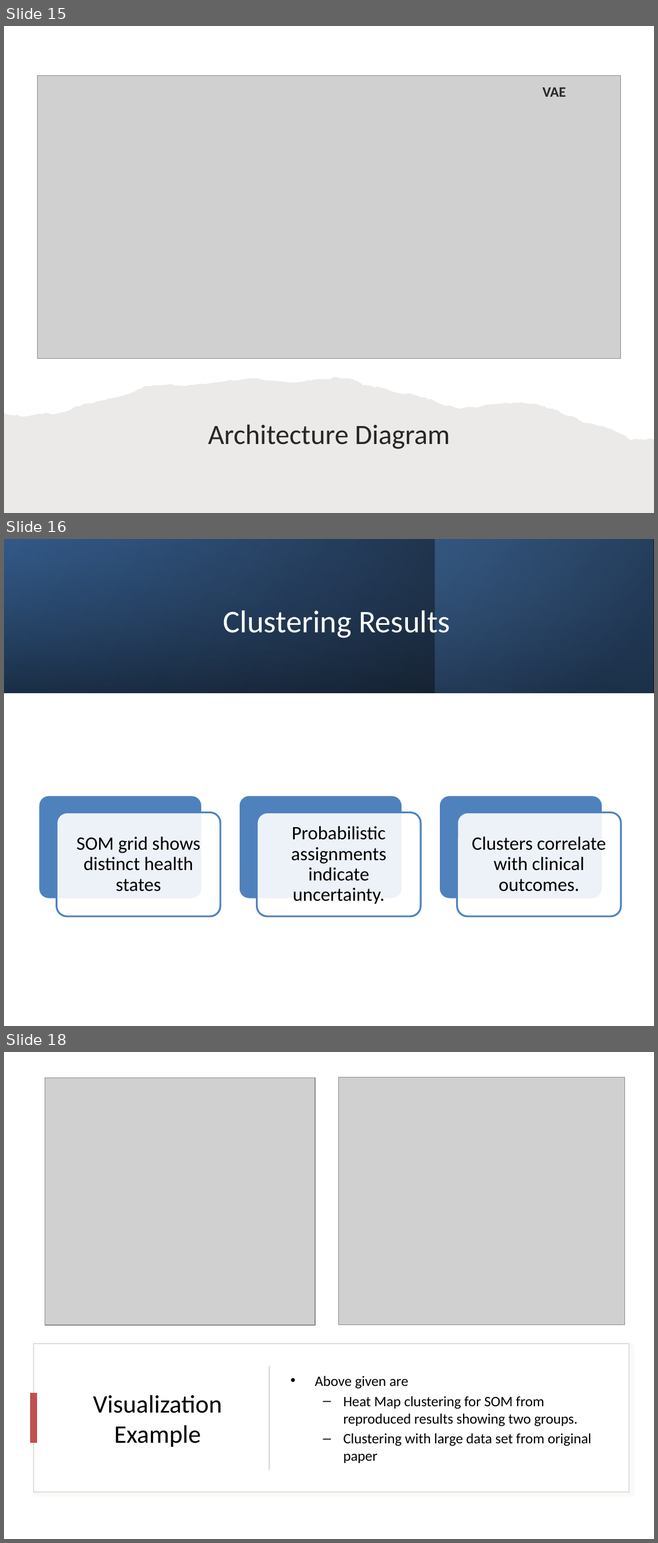
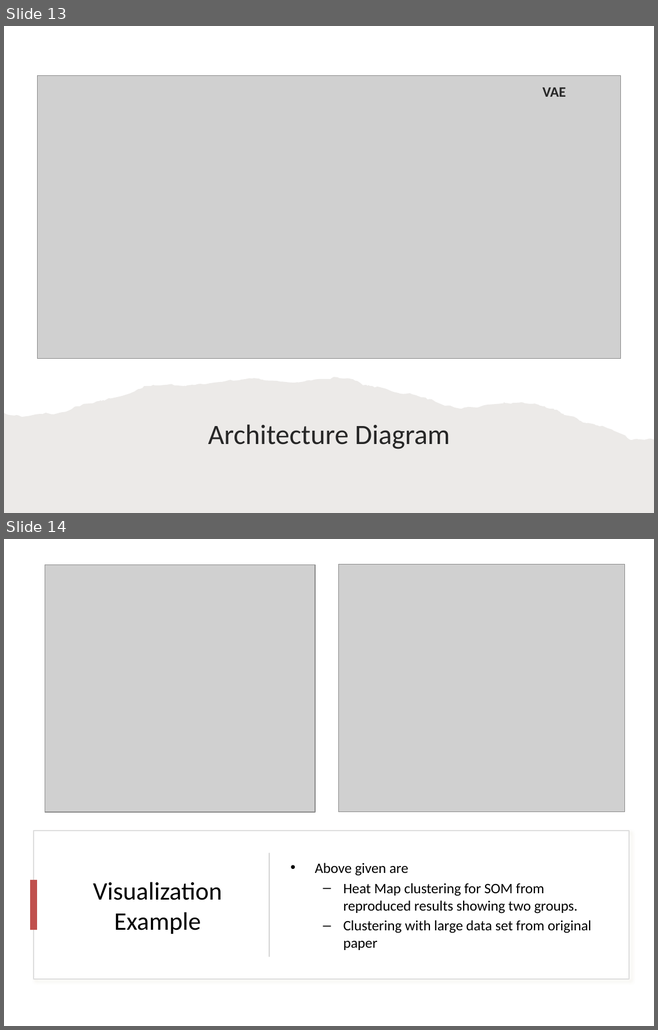
Before and after one commit to vaibhavait04/dlh2025_T_DPSOM_final_project, a slide deck: assignment_steps/T-DPSOM_Presentation.pptx. Shown one above the other, each under a label of ours: slides 15, 16 and 18 before the commit, slides 13 and 14 after it; the slides between them are not shown. The pictures are 658x1543 and 658x1030 pixels, drawn with LibreOffice and Linux fonts; fonts in the diff are those of the drawing; grey boxes stand for pictures. Boxes give left, top, right and bottom in pixels: in the first picture for what was removed or moved away, otherwise in the second. Text is boxed around its words. In the diff, an @@ line names an element or a change of style, - is before the commit and + after.

```diff
--- a/assignment_steps/T-DPSOM_Presentation.pptx
+++ b/assignment_steps/T-DPSOM_Presentation.pptx
@@ slide 16 removed at (4, 539, 654, 1026), background #FFFFFF @@
@@ rectangle removed at (4, 539, 654, 693) @@
@@ rectangle removed at (4, 540, 653, 693) @@
@@ rectangle removed at (435, 539, 653, 693) @@
@@ title removed at (223, 606, 450, 638) @@
-Clustering Results
@@ group removed at (38, 795, 621, 917): 6 rounded rectangles, 3 texts @@
-SOM grid shows distinct health states
-Probabilistic assignments indicate uncertainty.
-Clusters correlate with clinical outcomes.
@@ what was slide 15 is now slide 13 @@
@@ what was slide 18 is now slide 14 @@
```
Also in this commit, not shown: 6 slides changed, 1 other slide removed, 2 other files.
